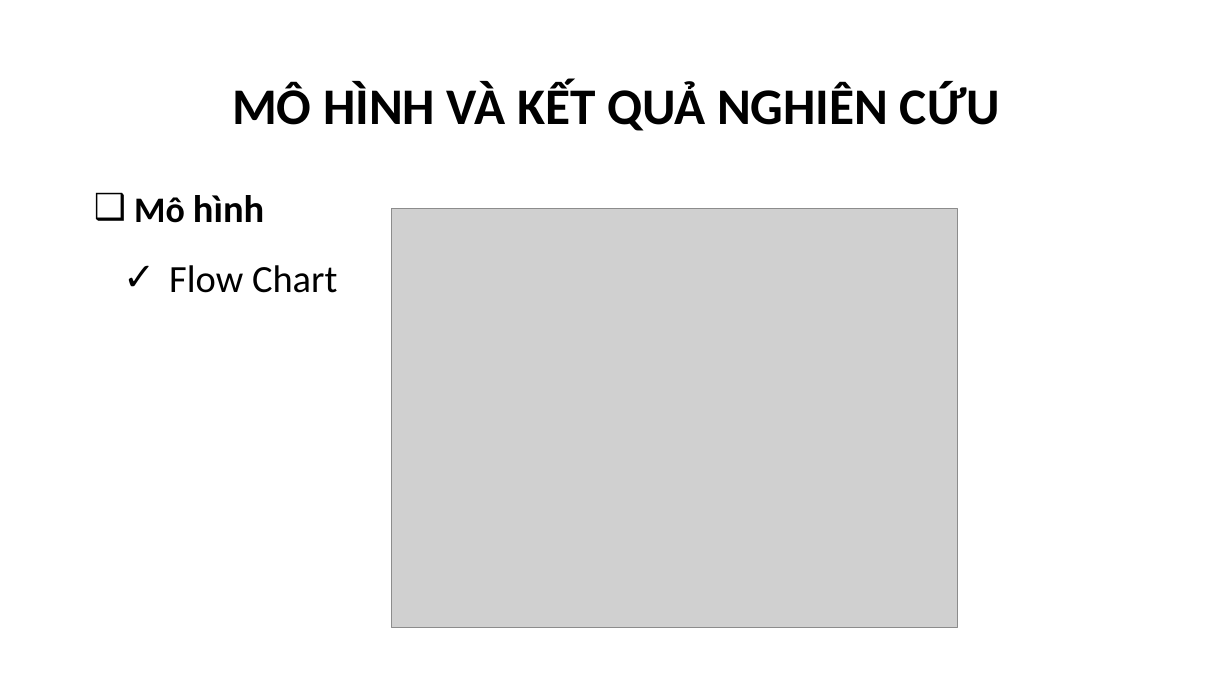
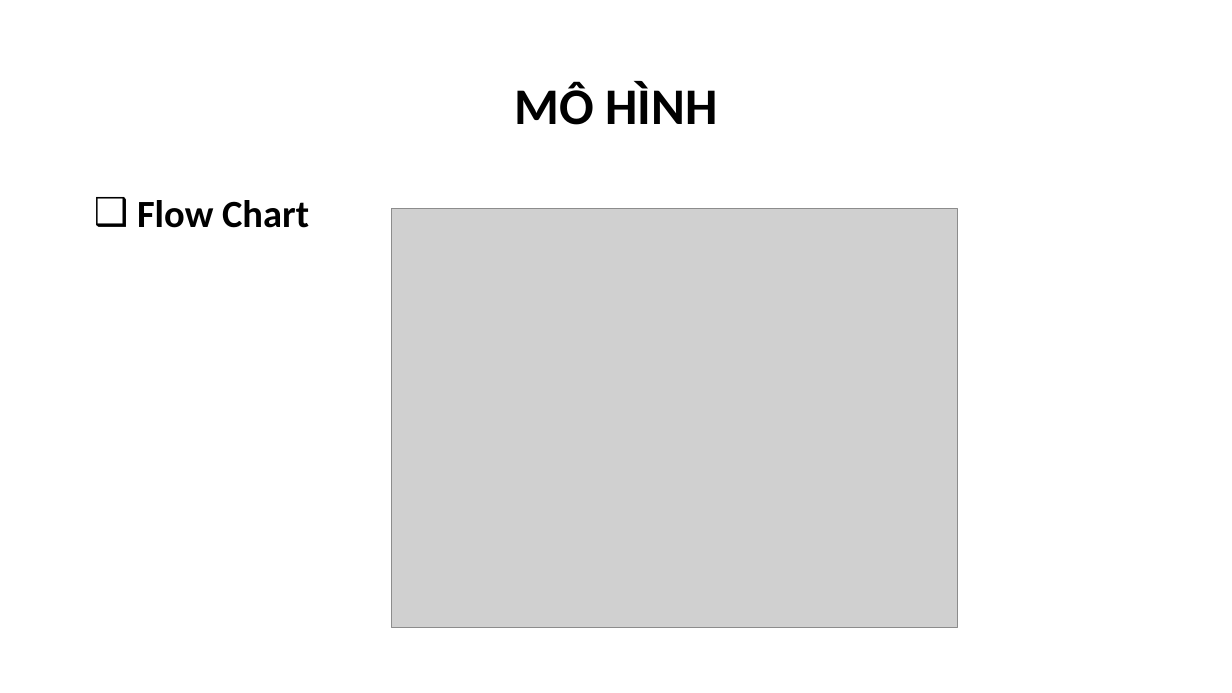
Before and after one commit to phamthevinhtv/csn-da22ttc-phamthevinh-vattunongnghiep, a slide deck: slide 8 of thesis/abs/CSN-PhamTheVinh-110122208-DA22TTC.pptx (slide 7 before the commit). Drawn at 1232x693 pixels with LibreOffice and Linux fonts; fonts in the diff are those of the drawing; grey boxes stand for pictures; background and template pictures are left out. Boxes give left, top, right and bottom in pixels: in the first picture for what was removed or moved away, otherwise in the second. Text is boxed around its words. In the diff, an @@ line names an element or a change of style, - is before the commit and + after.

```diff
--- a/thesis/abs/CSN-PhamTheVinh-110122208-DA22TTC.pptx
+++ b/thesis/abs/CSN-PhamTheVinh-110122208-DA22TTC.pptx
@@ title at bbox=[514, 82, 717, 125]: text changed @@
-MÔ HÌNH VÀ KẾT QUẢ NGHIÊN CỨU
+MÔ HÌNH
@@ text "Flow Chart" at bbox=[137, 200, 309, 228]: bold on; bullet ✓ to ❑; line spacing 1.5 to 1; more space between paragraphs @@
@@ text at bbox=[134, 195, 264, 223]: paragraph removed @@
-❑ Mô hình
```
Also in this commit, not shown: 8 other slides changed, 2 slides added, 6 other files.
